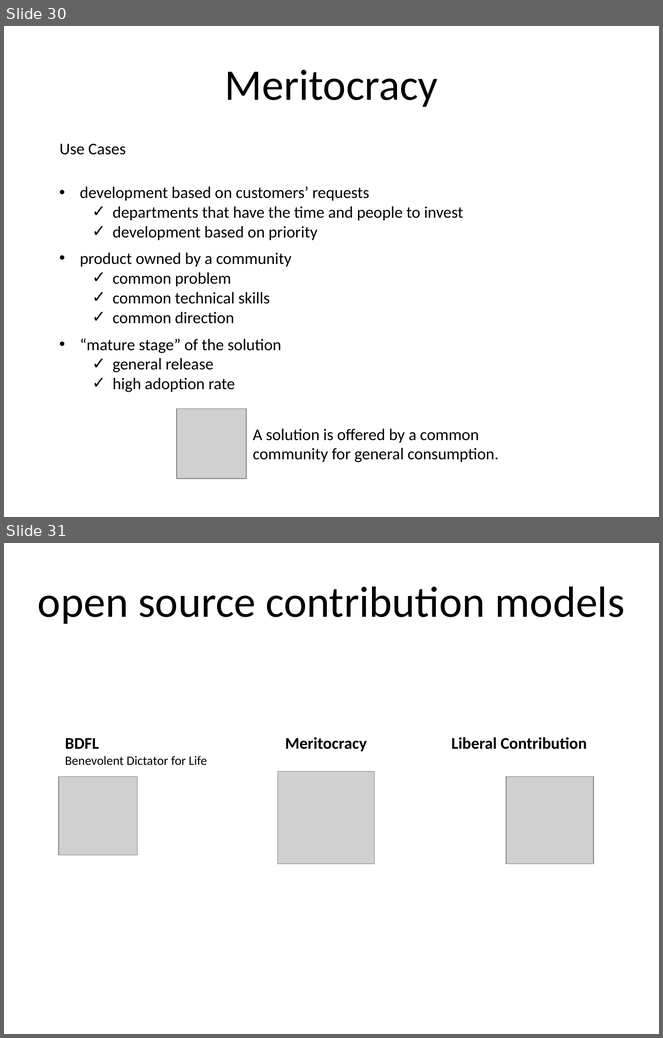
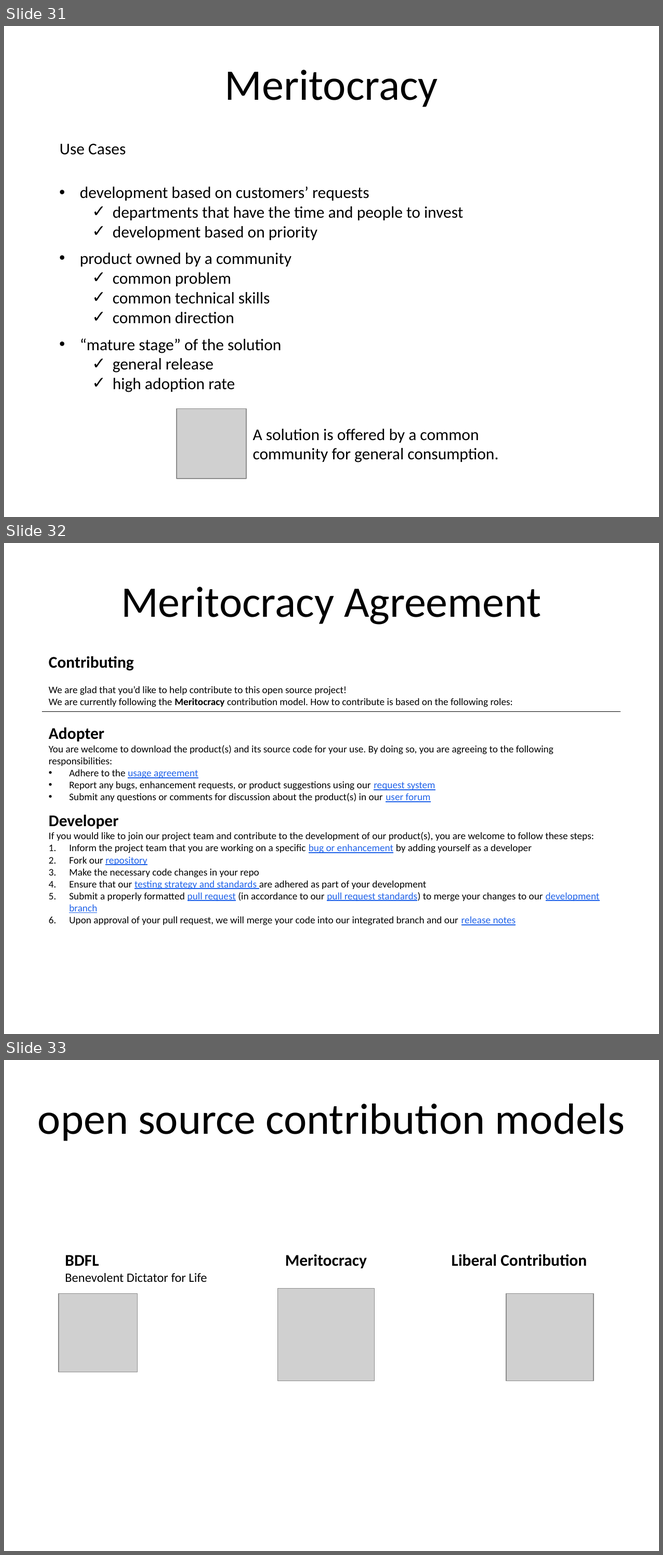
Before and after one commit to dsietz/open-source-model, a slide deck: Adopting the Open Source Model.pptx. Shown one above the other, each under a label of ours: slides 30 and 31 before the commit, slides 31, 32 and 33 after it. The pictures are 663x1038 and 663x1555 pixels, drawn with LibreOffice and Linux fonts; fonts in the diff are those of the drawing; grey boxes stand for pictures. Boxes give left, top, right and bottom in pixels: in the first picture for what was removed or moved away, otherwise in the second. Text is boxed around its words. In the diff, an @@ line names an element or a change of style, - is before the commit and + after.

```diff
--- a/Adopting the Open Source Model.pptx
+++ b/Adopting the Open Source Model.pptx
@@ slide 32 added at bbox=[4, 543, 659, 1034], background #FFFFFF @@
@@ text added at bbox=[121, 587, 542, 625], 48 pt, text #000000 @@
+Meritocracy Agreement
@@ text added at bbox=[49, 656, 513, 707], 11 pt, text #000000 @@
+Contributing
+We are glad that you’d like to help contribute to this open source project!
+We are currently following the Meritocracy contribution model. How to contribute is based on the following roles:
@@ line added from (42, 712) to (621, 712), #000000 0.75 pt @@
@@ text added at bbox=[49, 728, 554, 802], 11 pt, text #000000 @@
+Adopter
+You are welcome to download the product(s) and its source code for your use. By doing so, you are agreeing to the following responsibilities:
+• Adhere to the usage agreement
+• Report any bugs, enhancement requests, or product suggestions using our request system
+• Submit any questions or comments for discussion about the product(s) in our user forum
@@ text added at bbox=[49, 815, 600, 926], 11 pt, text #000000 @@
+Developer
+If you would like to join our project team and contribute to the development of our product(s), you are welcome to follow these steps:
+1. Inform the project team that you are working on a specific bug or enhancement by adding yourself as a developer
+2. Fork our repository
+3. Make the necessary code changes in your repo
+4. Ensure that our testing strategy and standards are adhered as part of your development
+5. Submit a properly formatted pull request (in accordance to our pull request standards) to merge your changes to our development branch
+6. Upon approval of your pull request, we will merge your code into our integrated branch and our release notes
@@ what was slide 30 is now slide 31 @@
@@ what was slide 31 is now slide 33 @@
```
Also in this commit, not shown: 3 slides changed, 11 other slides added, 1 slide removed.
